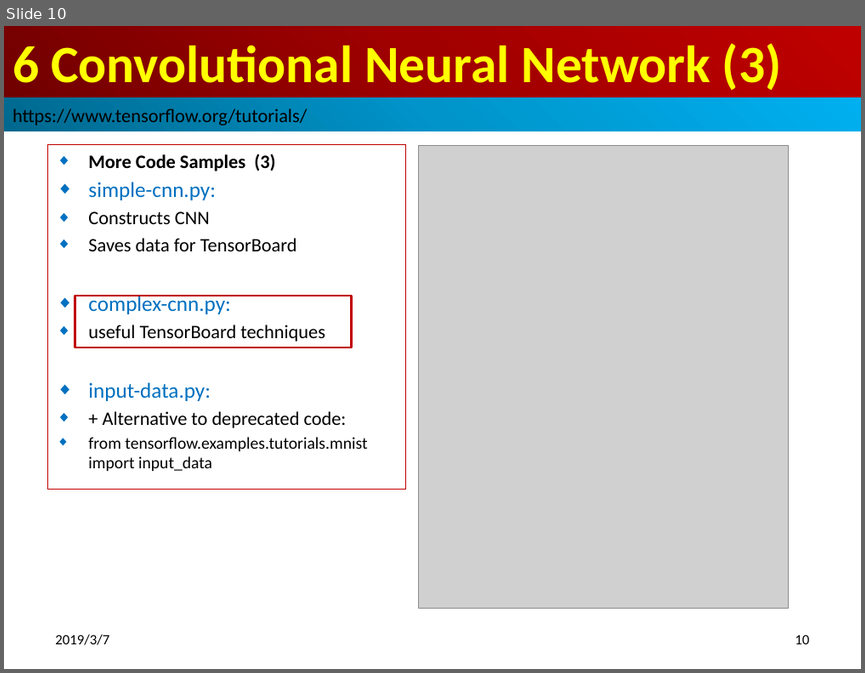
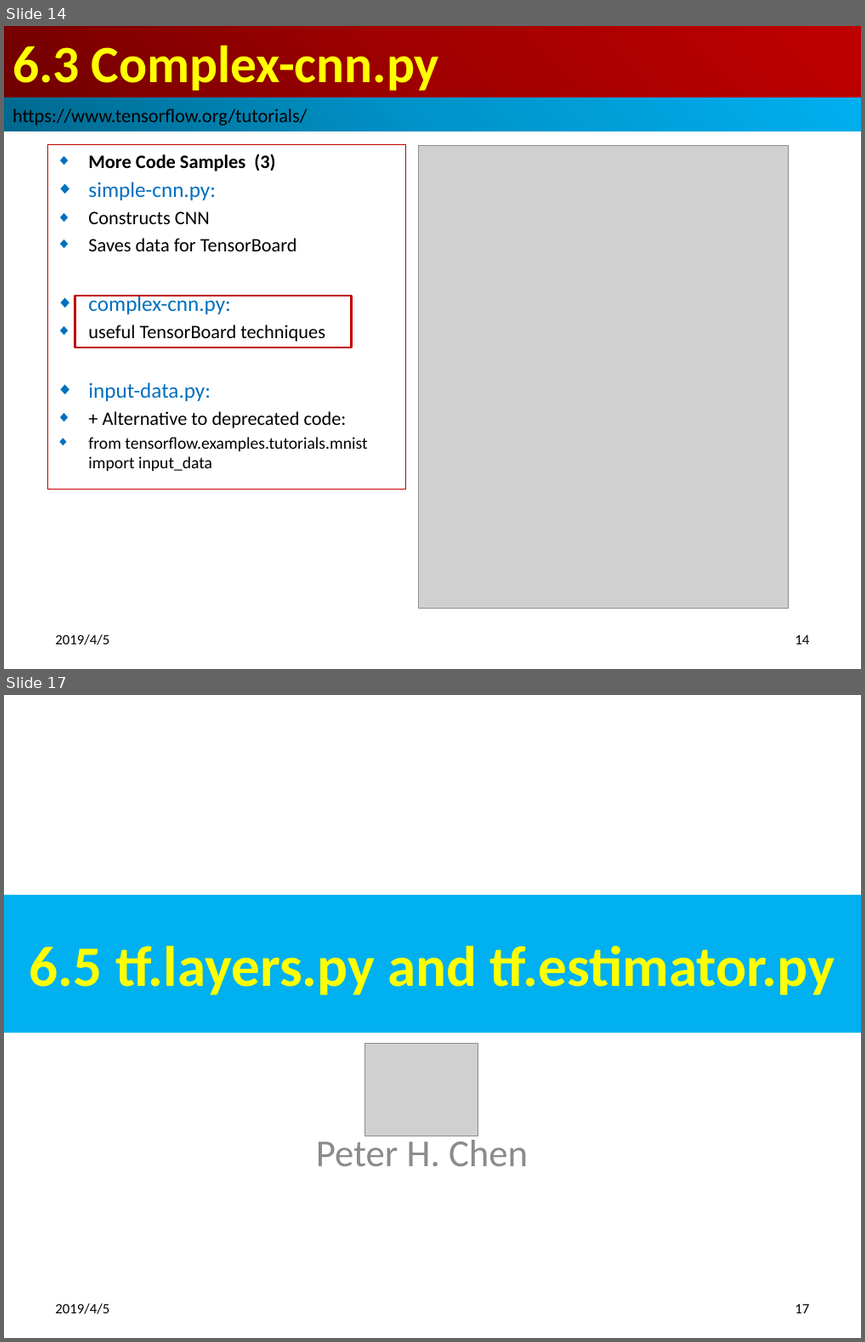
Before and after one commit to peterhchen/100-TensorFlow-DeepLearning-Basic, a slide deck: ch06_CNN/ch0603_TFLearn.pptx. Shown one above the other, each under a label of ours: slide 10 before the commit, slides 14 and 17 after it; the slides between them are not shown. The pictures are 865x673 and 865x1342 pixels, drawn with LibreOffice and Linux fonts; fonts in the diff are those of the drawing; grey boxes stand for pictures. Boxes give left, top, right and bottom in pixels: in the first picture for what was removed or moved away, otherwise in the second. Text is boxed around its words. In the diff, an @@ line names an element or a change of style, - is before the commit and + after.

```diff
--- a/ch06_CNN/ch0603_TFLearn.pptx
+++ b/ch06_CNN/ch0603_TFLearn.pptx
@@ slide 17 added at <box>4,695,861,1338</box>, background #FFFFFF @@
@@ title added at <box>4,895,861,1032</box>, fill #00B0F0, 48 pt, text #FFFF00, bold @@
+6.5 tf.layers.py and tf.estimator.py
@@ picture added at <box>364,1043,477,1135</box> @@
@@ subtitle added at <box>316,1134,528,1166</box>, 32 pt, text #8C8C8C @@
+Peter H. Chen
@@ text added at <box>55,1303,109,1314</box>, 12 pt, text #000000 @@
+2019/4/5
@@ page number added at <box>794,1304,809,1313</box>, 12 pt, text #000000 @@
+17
@@ what was slide 10 is now slide 14 @@
@@ slide 14 changed as well @@
@@ title at <box>12,45,439,91</box>: text changed @@
-6 Convolutional Neural Network (3)
+6.3 Complex-cnn.py
@@ text at <box>55,634,109,645</box>: text changed @@
-2019/3/7
+2019/4/5
@@ page number at <box>794,635,809,644</box>: text changed @@
-10
+14
```
Also in this commit, not shown: 11 other slides changed, 6 other slides added.
